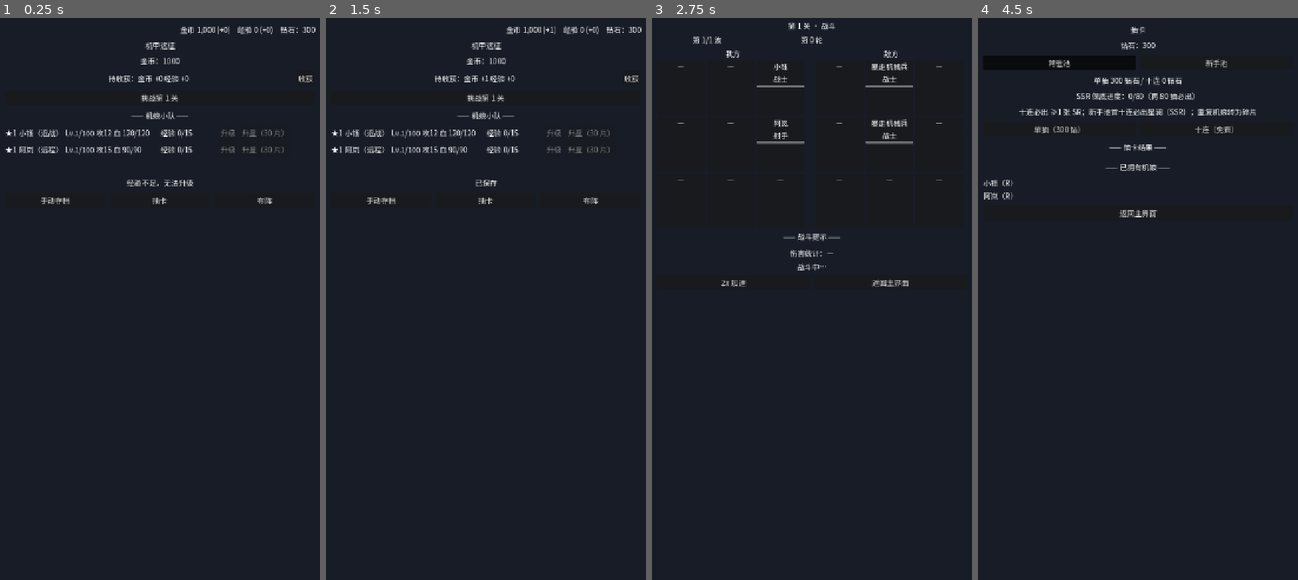
Above: before the commit, frames 1-4 (left to right).
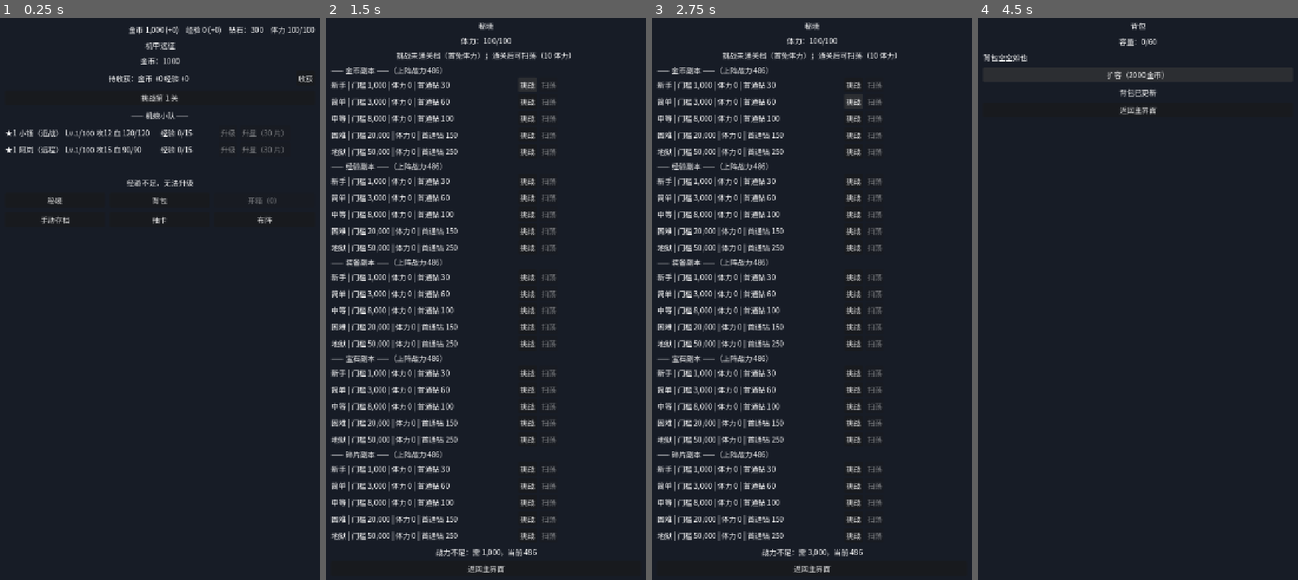
Above: after the commit, the same moments.

Repository: yingqianwang187-wq/jijiayuanzheng
Game: Godot game, scene res://scenes/Main.tscn
The game is run twice, just before and just after one commit, with the same random seed, the same clock (stepped at 60 frames per second) and the same inputs.
Inputs (mouse positions are in pixels of both pictures, inside the frame that each line leads up to):
- Up to frame 1 (0.25 s): no input
- Up to frame 2 (1.5 s): click (380, 197) at 0.5 s, where only the run after the commit has a clickable "秘境"; click (527, 85) at 1.25 s, where only the run after the commit has a clickable "挑战"
- Up to frame 3 (2.75 s): click (853, 102) at 2 s, where only the run after the commit has a clickable "挑战"
- Up to frame 4 (4.5 s): click "返回主界面" at 2.75 s; click (1138, 197) at 3.5 s, where only the run after the commit has a clickable "背包"; click (1138, 74) at 4.25 s, where only the run after the commit has a clickable "扩容（1000 金币）"

The runs differ from the first frame. In frame 1, 0.8% of the frame differs, in the area x 12-99%, y 1-37%; in frame 2, 13%, in the area x 1-99%, y 0-99%; in frame 3, 13%; in frame 4, 2.7%.

Commit message:
问题清单 #23 闭环（秘境波次引用修复验收通过）

Diff:
--- /dev/null
+++ b/scenes/Bag.tscn
@@ -0,0 +1,60 @@
+[gd_scene load_steps=2 format=3]
+
+[ext_resource type="Script" path="res://scripts/bag_ui.gd" id="1_script"]
+
+[node name="Bag" type="Control"]
+layout_mode = 3
+anchors_preset = 15
+anchor_right = 1.0
+anchor_bottom = 1.0
+grow_horizontal = 2
+grow_vertical = 2
+script = ExtResource("1_script")
+
+[node name="background" type="ColorRect" parent="."]
+layout_mode = 1
+anchors_preset = 15
+anchor_right = 1.0
+anchor_bottom = 1.0
+grow_horizontal = 2
+grow_vertical = 2
+color = Color(0.09, 0.11, 0.15, 1)
+
+[node name="root_box" type="VBoxContainer" parent="."]
+layout_mode = 1
+anchors_preset = 15
+anchor_right = 1.0
+anchor_bottom = 1.0
+grow_horizontal = 2
+grow_vertical = 2
+offset_left = 24.0
+offset_top = 16.0
+offset_right = -24.0
+offset_bottom = -16.0
+theme_override_constants/separation = 10
+
+[node name="title_label" type="Label" parent="root_box"]
+layout_mode = 2
+text = "背包"
+horizontal_alignment = 1
+
+[node name="capacity_label" type="Label" parent="root_box"]
+layout_mode = 2
+text = "容量：0/50"
+horizontal_alignment = 1
+
+[node name="item_box" type="VBoxContainer" parent="root_box"]
+layout_mode = 2
+
+[node name="expand_button" type="Button" parent="root_box"]
+layout_mode = 2
+text = "扩容（1000 金币）"
+
+[node name="message_label" type="Label" parent="root_box"]
+layout_mode = 2
+text = ""
+horizontal_alignment = 1
+
+[node name="back_button" type="Button" parent="root_box"]
+layout_mode = 2
+text = "返回主界面"
--- /dev/null
+++ b/scenes/Dungeon.tscn
@@ -0,0 +1,61 @@
+[gd_scene load_steps=2 format=3]
+
+[ext_resource type="Script" path="res://scripts/dungeon_ui.gd" id="1_script"]
+
+[node name="Dungeon" type="Control"]
+layout_mode = 3
+anchors_preset = 15
+anchor_right = 1.0
+anchor_bottom = 1.0
+grow_horizontal = 2
+grow_vertical = 2
+script = ExtResource("1_script")
+
+[node name="background" type="ColorRect" parent="."]
+layout_mode = 1
+anchors_preset = 15
+anchor_right = 1.0
+anchor_bottom = 1.0
+grow_horizontal = 2
+grow_vertical = 2
+color = Color(0.09, 0.11, 0.15, 1)
+
+[node name="root_box" type="VBoxContainer" parent="."]
+layout_mode = 1
+anchors_preset = 15
+anchor_right = 1.0
+anchor_bottom = 1.0
+grow_horizontal = 2
+grow_vertical = 2
+offset_left = 24.0
+offset_top = 16.0
+offset_right = -24.0
+offset_bottom = -16.0
+theme_override_constants/separation = 8
+
+[node name="title_label" type="Label" parent="root_box"]
+layout_mode = 2
+text = "秘境"
+horizontal_alignment = 1
+
+[node name="stamina_label" type="Label" parent="root_box"]
+layout_mode = 2
+text = "体力：100/100"
+horizontal_alignment = 1
+
+[node name="hint_label" type="Label" parent="root_box"]
+layout_mode = 2
+text = "挑战未通关档（首免体力）；通关后可扫荡（10 体力）"
+horizontal_alignment = 1
+
+[node name="list_box" type="VBoxContainer" parent="root_box"]
+layout_mode = 2
+
+[node name="message_label" type="Label" parent="root_box"]
+layout_mode = 2
+text = ""
+horizontal_alignment = 1
+
+[node name="back_button" type="Button" parent="root_box"]
+layout_mode = 2
+text = "返回主界面"
--- a/scenes/Main.tscn
+++ b/scenes/Main.tscn
@@ -54,6 +54,11 @@
 text = "钻石 0"
 horizontal_alignment = 2
 
+[node name="stamina_label" type="Label" parent="root_box/balance_row"]
+layout_mode = 2
+text = "体力 100/100"
+horizontal_alignment = 2
+
 [node name="title_label" type="Label" parent="root_box"]
 layout_mode = 2
 text = "机甲远征"
@@ -100,6 +105,25 @@
 text = ""
 horizontal_alignment = 1
 
+[node name="feature_row" type="HBoxContainer" parent="root_box"]
+layout_mode = 2
+theme_override_constants/separation = 10
+
+[node name="dungeon_button" type="Button" parent="root_box/feature_row"]
+layout_mode = 2
+size_flags_horizontal = 3
+text = "秘境"
+
+[node name="bag_button" type="Button" parent="root_box/feature_row"]
+layout_mode = 2
+size_flags_horizontal = 3
+text = "背包"
+
+[node name="box_button" type="Button" parent="root_box/feature_row"]
+layout_mode = 2
+size_flags_horizontal = 3
+text = "开箱（0）"
+
 [node name="bottom_row" type="HBoxContainer" parent="root_box"]
 layout_mode = 2
 theme_override_constants/separation = 10
--- /dev/null
+++ b/scripts/bag_ui.gd
@@ -0,0 +1,85 @@
+# ==================================================================
+# scripts/bag_ui.gd —— 背包界面脚本（挂在 scenes/Bag.tscn 根节点）
+# 作者   ：C（画面 + 界面）
+# 依据   ：docs/契约.md §3.1 / §3.5 / §3.6 / §3.10（v0.13）、scripts/contract.gd（只读）
+# 职责   ：背包界面的纯显示层 + 扩容入口。
+#          - 连接信号：bag_updated（道具增减 / 扩容后刷新）
+#          - 按钮只调入口（契约 §3.6）：扩容 → Game.expand_bag()；返回 → 切回 Main.tscn
+#          - 只读入口：Game.get_bag()（{items, capacity}）、Game.expand_bag_cost()
+# 铁律   ：（契约 §3.1 红线）本文件无任何数值赋值（gold= / hp= 等）、无 emit、
+#          一切更新值以 Game 信号参数为准，UI 不缓存游戏数值。
+# 列表   ：Data.ITEMS 提供道具名；库存/容量/扩容费用展示，道具使用后续批次（契约 §3.10）。
+# ==================================================================
+extends Control
+
+## ---- 节点引用（与 scenes/Bag.tscn 结构一一对应）----
+@onready var _capacity_label: Label = $root_box/capacity_label
+@onready var _item_box: VBoxContainer = $root_box/item_box
+@onready var _expand_button: Button = $root_box/expand_button
+@onready var _message_label: Label = $root_box/message_label
+@onready var _back_button: Button = $root_box/back_button
+
+
+func _ready() -> void:
+	Contract.bag_updated.connect(_on_bag_updated)
+	_expand_button.pressed.connect(_on_expand_pressed)
+	_back_button.pressed.connect(_on_back_pressed)
+	# 首屏只读快照（契约 §3.1"首屏铺底例外"）
+	_render_bag(Game.get_bag())
+
+
+## ------------------------------------------------------------------
+## 信号处理（只刷新显示）
+## ------------------------------------------------------------------
+func _on_bag_updated(items: Dictionary, capacity: int) -> void:
+	_render_bag({ "items": items, "capacity": capacity })
+	_message_label.text = "背包已更新"
+
+
+## ------------------------------------------------------------------
+## 按钮（只调契约 §3.6 入口）
+## ------------------------------------------------------------------
+func _on_expand_pressed() -> void:
+	Game.expand_bag()  # 结果由 bag_updated / gold_changed 信号回发
+
+
+func _on_back_pressed() -> void:
+	get_tree().change_scene_to_file("res://scenes/Main.tscn")
+
+
+## ------------------------------------------------------------------
+## 渲染（items / capacity 来自只读入口或信号参数）
+## ------------------------------------------------------------------
+func _render_bag(data: Dictionary) -> void:
+	var items: Dictionary = data.get("items", {})
+	var capacity: int = int(data.get("capacity", 0))
+	_capacity_label.text = "容量：%d/%d" % [items.size(), capacity]
+	# 扩容按钮：显示费用；满上限禁用
+	var cost: int = Game.expand_bag_cost()
+	if cost <= 0:
+		_expand_button.text = "已满（%d 格）" % Data.BAG_MAX_CAPACITY
+		_expand_button.disabled = true
+	else:
+		_expand_button.text = "扩容（%d 金币）" % cost
+		_expand_button.disabled = false
+	# 道具列表
+	for child in _item_box.get_children():
+		_item_box.remove_child(child)
+		child.queue_free()
+	if items.is_empty():
+		var empty := Label.new()
+		empty.text = "背包空空如也"
+		_item_box.add_child(empty)
+		return
+	for item_id in items:
+		var cfg: Dictionary = Data.ITEMS.get(item_id, {})
+		var row := HBoxContainer.new()
+		row.add_theme_constant_override("separation", 8)
+		var name_label := Label.new()
+		name_label.text = str(cfg.get("name", str(item_id)))
+		name_label.custom_minimum_size = Vector2(200, 0)
+		var count_label := Label.new()
+		count_label.text = "× %d" % int(items[item_id])
+		row.add_child(name_label)
+		row.add_child(count_label)
+		_item_box.add_child(row)
--- /dev/null
+++ b/scripts/dungeon_ui.gd
@@ -0,0 +1,177 @@
+# ==================================================================
+# scripts/dungeon_ui.gd —— 秘境界面脚本（挂在 scenes/Dungeon.tscn 根节点）
+# 作者   ：C（画面 + 界面）
+# 依据   ：docs/契约.md §3.1 / §3.5 / §3.6 / §3.10（v0.13）、scripts/contract.gd（只读）
+# 职责   ：秘境界面的纯显示层 + 挑战/扫荡入口。
+#          - 连接信号：stamina_changed / dungeon_cleared_changed / dungeon_reward
+#          - 按钮只调入口（契约 §3.6）：挑战 → Game.start_dungeon(kind, tier) 后切 Battle.tscn；
+#            扫荡 → Game.sweep_dungeon(kind, tier)；返回 → 切回 Main.tscn
+#          - 只读入口：Game.dungeon_cost / get_dungeon_status / get_stamina / get_formation /
+#            Game.get_power（上阵战力 = 阵型各机娘战力合计，与 Game._team_power 同源）
+# 铁律   ：（契约 §3.1 红线）本文件无任何数值赋值（gold= / hp= 等）、无 emit、
+#          一切更新值以 Game 信号参数为准，UI 不缓存游戏数值。
+# 列表   ：Data.DUNGEONS（5 副本 × 5 档）驱动；档位 tier 0~4 = 新手/简单/中等/困难/地狱；
+#          已通关档显示"已通关"、挑战禁用、扫荡可用（仅已通关可扫荡）。
+# ==================================================================
+extends Control
+
+## 档位名称（tier 0~4，对应 Data.DUNGEONS tiers 顺序）
+const _TIER_NAMES := ["新手", "简单", "中等", "困难", "地狱"]
+
+## ---- 节点引用（与 scenes/Dungeon.tscn 结构一一对应）----
+@onready var _stamina_label: Label = $root_box/stamina_label
+@onready var _list_box: VBoxContainer = $root_box/list_box
+@onready var _message_label: Label = $root_box/message_label
+@onready var _back_button: Button = $root_box/back_button
+
+
+func _ready() -> void:
+	Contract.stamina_changed.connect(_on_stamina_changed)
+	Contract.dungeon_cleared_changed.connect(_on_dungeon_cleared_changed)
+	Contract.dungeon_reward.connect(_on_dungeon_reward)
+	_back_button.pressed.connect(_on_back_pressed)
+	# 首屏只读快照（契约 §3.1"首屏铺底例外"）
+	_stamina_label.text = "体力：%d/%d" % [Game.get_stamina(), Data.STAMINA_MAX]
+	_refresh_list()
+
+
+## ------------------------------------------------------------------
+## 信号处理（只刷新显示）
+## ------------------------------------------------------------------
+func _on_stamina_changed(value: int) -> void:
+	_stamina_label.text = "体力：%d/%d" % [value, Data.STAMINA_MAX]
+	_refresh_list()
+
+
+func _on_dungeon_cleared_changed(_status: Dictionary) -> void:
+	# 通关记录变化（首通/扫荡后）——刷新解锁与扫荡可用状态
+	_refresh_list()
+
+
+func _on_dungeon_reward(kind: StringName, tier: int, rewards: Dictionary) -> void:
+	var cfg: Dictionary = Data.DUNGEONS.get(kind, {})
+	var tier_name: String = _tier_name(tier)
+	var amount: int = int(rewards.get("amount", 0))
+	_message_label.text = "%s %s通关：%s" % [str(cfg.get("name", str(kind))), tier_name, _reward_text(str(rewards.get("kind", "")), amount)]
+
+
+## ------------------------------------------------------------------
+## 按钮（只调契约 §3.6 入口）
+## ------------------------------------------------------------------
+func _on_challenge_pressed(kind: StringName, tier: int) -> void:
+	var cost: Dictionary = Game.dungeon_cost(kind, tier)
+	if bool(cost.get("cleared", false)):
+		_message_label.text = "该档已通关，请使用扫荡"
+		return
+	var power_req: int = int(cost.get("power_req", 0))
+	var power := _team_power()
+	if power < power_req:
+		_message_label.text = "战力不足：需 %s，当前 %s" % [_format_num(power_req), _format_num(power)]
+		return
+	if Game.get_stamina() < int(cost.get("stamina", 0)):
+		_message_label.text = "体力不足"
+		return
+	Game.start_dungeon(kind, tier)
+	get_tree().change_scene_to_file("res://scenes/Battle.tscn")
+
+
+func _on_sweep_pressed(kind: StringName, tier: int) -> void:
+	# 结果由 dungeon_reward / stamina_changed 信号回发
+	Game.sweep_dungeon(kind, tier)
+
+
+func _on_back_pressed() -> void:
+	get_tree().change_scene_to_file("res://scenes/Main.tscn")
+
+
+## ------------------------------------------------------------------
+## 秘境列表（Data.DUNGEONS 驱动，动态构建）
+## ------------------------------------------------------------------
+func _refresh_list() -> void:
+	for child in _list_box.get_children():
+		_list_box.remove_child(child)
+		child.queue_free()
+	var power := _team_power()
+	for kind in Data.DUNGEONS:
+		var cfg: Dictionary = Data.DUNGEONS[kind]
+		var section := VBoxContainer.new()
+		section.add_theme_constant_override("separation", 4)
+		var title := Label.new()
+		title.text = "—— %s ——（上阵战力 %s）" % [str(cfg.get("name", str(kind))), _format_num(power)]
+		section.add_child(title)
+		var tiers: Array = cfg.tiers
+		for i in tiers.size():
+			section.add_child(_make_tier_row(kind, i, tiers[i]))
+		_list_box.add_child(section)
+
+
+func _make_tier_row(kind: StringName, tier: int, tier_cfg: Dictionary) -> HBoxContainer:
+	var row := HBoxContainer.new()
+	row.add_theme_constant_override("separation", 6)
+	var cost: Dictionary = Game.dungeon_cost(kind, tier)
+	var cleared: bool = bool(cost.get("cleared", false))
+	var info := Label.new()
+	info.text = "%s | 门槛 %s | 体力 %d | 首通钻 %d%s" % [
+		_tier_name(tier),
+		_format_num(int(tier_cfg.get("power_req", 0))),
+		int(cost.get("stamina", 0)),
+		int(tier_cfg.get("first_clear_diamond", 0)),
+		" | 已通关" if cleared else "",
+	]
+	info.custom_minimum_size = Vector2(400, 0)
+	var challenge := Button.new()
+	challenge.text = "挑战"
+	challenge.disabled = cleared  # 挑战限未通关档
+	challenge.pressed.connect(_on_challenge_pressed.bind(kind, tier))
+	var sweep := Button.new()
+	sweep.text = "扫荡"
+	sweep.disabled = not cleared  # 扫荡仅限已通关档
+	sweep.pressed.connect(_on_sweep_pressed.bind(kind, tier))
+	row.add_child(info)
+	row.add_child(challenge)
+	row.add_child(sweep)
+	return row
+
+
+## ------------------------------------------------------------------
+## 工具（静态信息读 Data；动态值只来自信号 / 只读入口）
+## ------------------------------------------------------------------
+func _tier_name(tier: int) -> String:
+	if tier >= 0 and tier < _TIER_NAMES.size():
+		return _TIER_NAMES[tier]
+	return str(tier)
+
+
+## 上阵战力 = 阵型各机娘战力合计（Game.get_formation + Game.get_power 只读入口组合，
+## 与 Game._team_power 同公式同数据源）
+func _team_power() -> int:
+	var total := 0
+	for slot in Game.get_formation():
+		var mid := StringName(str(slot.get("id", "")))
+		if mid != &"":
+			total += Game.get_power(mid)
+	return total
+
+
+func _reward_text(kind: String, amount: int) -> String:
+	match kind:
+		"gold": return "金币 +%d" % amount
+		"exp": return "经验 +%d（上阵机娘个人条）" % amount
+		"material": return "升级材料 ×%d" % amount
+		"fragment": return "机娘碎片 +%d" % amount
+	return "%s ×%d" % [kind, amount]
+
+
+## 千分位格式化（纯显示，不修改任何数值）
+func _format_num(n: int) -> String:
+	var s := str(abs(n))
+	var out := ""
+	var count := 0
+	for i in range(s.length() - 1, -1, -1):
+		out = s[i] + out
+		count += 1
+		if count % 3 == 0 and i > 0:
+			out = "," + out
+	if n < 0:
+		out = "-" + out
+	return out
--- a/scripts/game.gd
+++ b/scripts/game.gd
@@ -1788,9 +1788,10 @@
 		used_ids[mech_id] = true
 		battle.mechs.append(_build_mech_unit(mech_id, int(slot.row), int(slot.col)))
 		battle.mech_ids.append(mech_id)
+	# 敌方波次：副本级 Data.DUNGEONS[kind].waves 按档位索引（每档 = 一波敌人数组），
+	# 整波作为 pending_waves 一项（与主线结构一致：每项 = 一波敌人数组）
 	battle.pending_waves = []
-	for wave_cfg in tier_cfg.waves:
-		battle.pending_waves.append(wave_cfg)
+	battle.pending_waves.append(Data.DUNGEONS[kind].waves[tier])
 	_spawn_wave(battle.pending_waves[0])
 	battle.pending_waves.remove_at(0)
 	_apply_passive_battle_start()
--- a/scripts/main_ui.gd
+++ b/scripts/main_ui.gd
@@ -1,15 +1,17 @@
 # ==================================================================
 # scripts/main_ui.gd —— 主界面脚本（挂在 scenes/Main.tscn 根节点）
 # 作者   ：C（画面 + 界面）
-# 依据   ：docs/契约.md §3.1 / §3.5 / §3.6 / §3.7 / §3.8 / §3.9（v0.10）、scripts/contract.gd（只读）
+# 依据   ：docs/契约.md §3.1 / §3.5 / §3.6 / §3.7 / §3.8 / §3.9 / §3.10（v0.13）、scripts/contract.gd（只读）
 # 职责   ：主界面纯显示层。
 #          - 连接信号：gold_changed / mech_girl_updated / mech_exp_updated /
 #            level_cleared / level_progress_changed / idle_rewards_updated /
 #            exp_balance_updated / diamond_changed / fragments_updated / owned_mechs_updated /
-#            battle_star / mech_star_updated
+#            battle_star / mech_star_updated / stamina_changed / box_count_changed /
+#            bag_updated / box_opened
 #          - 按钮只调入口（契约 §3.6）：升级 → Game.upgrade(id)；升星 → Game.upgrade_star(id)；
 #            收获 → Game.collect_idle()；挑战 → Game.start_battle(Game.get_next_level())（v0.9 主线
-#            不可选关）+ 切到 Battle.tscn；抽卡/布阵 → 切到 Gacha.tscn / Formation.tscn；
+#            不可选关）+ 切到 Battle.tscn；开箱 → Game.open_box()（结果经 box_opened 显示）；
+#            秘境/背包/抽卡/布阵 → 切到 Dungeon.tscn / Bag.tscn / Gacha.tscn / Formation.tscn；
 #            手动存档 → Save.save_game()
 # 铁律   ：（契约 §3.1 红线）本文件无任何数值赋值（gold= / hp= 等）、无 emit、
 #          一切更新值以 Game 信号参数为准，UI 不缓存游戏数值。
@@ -49,10 +51,14 @@
 @onready var _gold_balance_label: Label = $root_box/balance_row/gold_balance_label
 @onready var _exp_balance_label: Label = $root_box/balance_row/exp_balance_label
 @onready var _diamond_label: Label = $root_box/balance_row/diamond_label
+@onready var _stamina_label: Label = $root_box/balance_row/stamina_label
 @onready var _challenge_button: Button = $root_box/challenge_button
 @onready var _mech_box: VBoxContainer = $root_box/mech_box
 @onready var _last_clear_label: Label = $root_box/last_clear_label
 @onready var _message_label: Label = $root_box/message_label
+@onready var _dungeon_button: Button = $root_box/feature_row/dungeon_button
+@onready var _bag_button: Button = $root_box/feature_row/bag_button
+@onready var _box_button: Button = $root_box/feature_row/box_button
 @onready var _save_button: Button = $root_box/bottom_row/save_button
 @onready var _gacha_button: Button = $root_box/bottom_row/gacha_button
 @onready var _formation_button: Button = $root_box/bottom_row/formation_button
@@ -74,11 +80,18 @@
 	Contract.owned_mechs_updated.connect(_on_owned_mechs_updated)
 	Contract.battle_star.connect(_on_battle_star)
 	Contract.mech_star_updated.connect(_on_mech_star_updated)
+	Contract.stamina_changed.connect(_on_stamina_changed)
+	Contract.box_count_changed.connect(_on_box_count_changed)
+	Contract.bag_updated.connect(_on_bag_updated)
+	Contract.box_opened.connect(_on_box_opened)
 	_collect_button.pressed.connect(_on_collect_pressed)
 	_challenge_button.pressed.connect(_on_enter_battle_pressed)
 	_save_button.pressed.connect(_on_save_pressed)
 	_gacha_button.pressed.connect(_on_gacha_pressed)
 	_formation_button.pressed.connect(_on_formation_pressed)
+	_dungeon_button.pressed.connect(_on_dungeon_pressed)
+	_bag_button.pressed.connect(_on_bag_pressed)
+	_box_button.pressed.connect(_on_box_pressed)
 	_rebuild_mech_rows()
 	_seed_initial_state()
 
@@ -136,6 +149,37 @@
 	var level: int = int(Game.mech_levels.get(id, 1))
 	_render_mech_row(id, level, _calc_atk(id, level))
 	_refresh_upgrade_buttons()
+
+
+func _on_stamina_changed(value: int) -> void:
+	# v0.13：体力变化（恢复结算/秘境消耗/买体力）
+	_stamina_label.text = "体力 %d/%d" % [value, Data.STAMINA_MAX]
+
+
+func _on_box_count_changed(count: int) -> void:
+	# v0.13：待开箱数变化
+	_box_button.text = "开箱（%d）" % count
+	_box_button.disabled = count <= 0
+
+
+func _on_bag_updated(_items: Dictionary, _capacity: int) -> void:
+	# v0.13：背包变化（主界面无背包展示，预留；背包详情在 Bag 场景）
+	pass
+
+
+func _on_box_opened(reward: Dictionary) -> void:
+	# v0.13：开箱结果展示（实际入账走 gold_changed / bag_updated / fragments_updated）
+	var type: String = str(reward.get("type", ""))
+	var amount: int = int(reward.get("amount", 0))
+	match type:
+		"gold":
+			_message_label.text = "开箱获得 %d 金币！" % amount
+		"material":
+			_message_label.text = "开箱获得 升级材料 ×%d！" % amount
+		"fragment":
+			var mid := StringName(str(reward.get("mech_id", "")))
+			var cfg: Dictionary = Data.MECH_GIRLS.get(mid, {})
+			_message_label.text = "开箱获得 %s碎片 ×%d！" % [str(cfg.get("name", str(mid))), amount]
 
 
 func _on_level_cleared(level: int, first_clear: bool) -> void:
@@ -189,6 +233,21 @@
 func _on_formation_pressed() -> void:
 	# v0.8：进入布阵界面（战斗 2.0）
 	get_tree().change_scene_to_file("res://scenes/Formation.tscn")
+
+
+func _on_dungeon_pressed() -> void:
+	# v0.13：进入秘境界面
+	get_tree().change_scene_to_file("res://scenes/Dungeon.tscn")
+
+
+func _on_bag_pressed() -> void:
+	# v0.13：进入背包界面
+	get_tree().change_scene_to_file("res://scenes/Bag.tscn")
+
+
+func _on_box_pressed() -> void:
+	# v0.13：开 1 个宝箱（结果由 box_opened 信号回发显示到 message_label）
+	Game.open_box()
 
 
 ## ------------------------------------------------------------------
@@ -415,6 +474,8 @@
 	_gold_label.text = "金币：%d" % Game.gold
 	_idle_rewards_label.text = "待收获：金币 +%d 经验 +%d" % [roundi(Game.idle_pending), roundi(Game.idle_pending_exp)]
 	_diamond_label.text = "钻石：%d" % Game.diamond
+	_stamina_label.text = "体力 %d/%d" % [Game.get_stamina(), Data.STAMINA_MAX]
+	_on_box_count_changed(Game.get_box_count())
 	_refresh_balance()
 	_render_all_rows()
 	_refresh_challenge()
Not shown, changed: docs/问题清单.md
